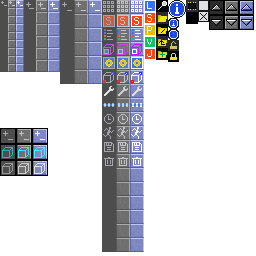
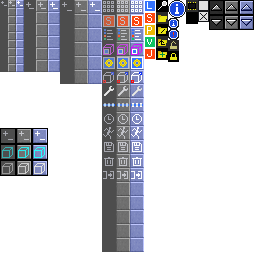
Layer changes from the first 256px x 256px image to the second:
painted on "Icons" over [103, 171, 142, 179]
